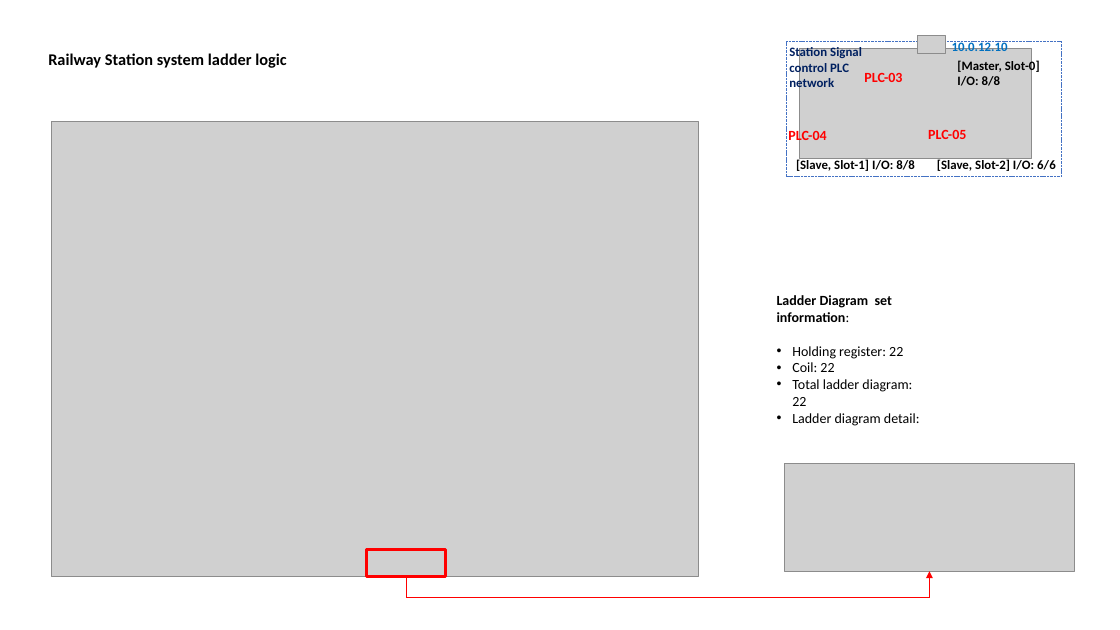
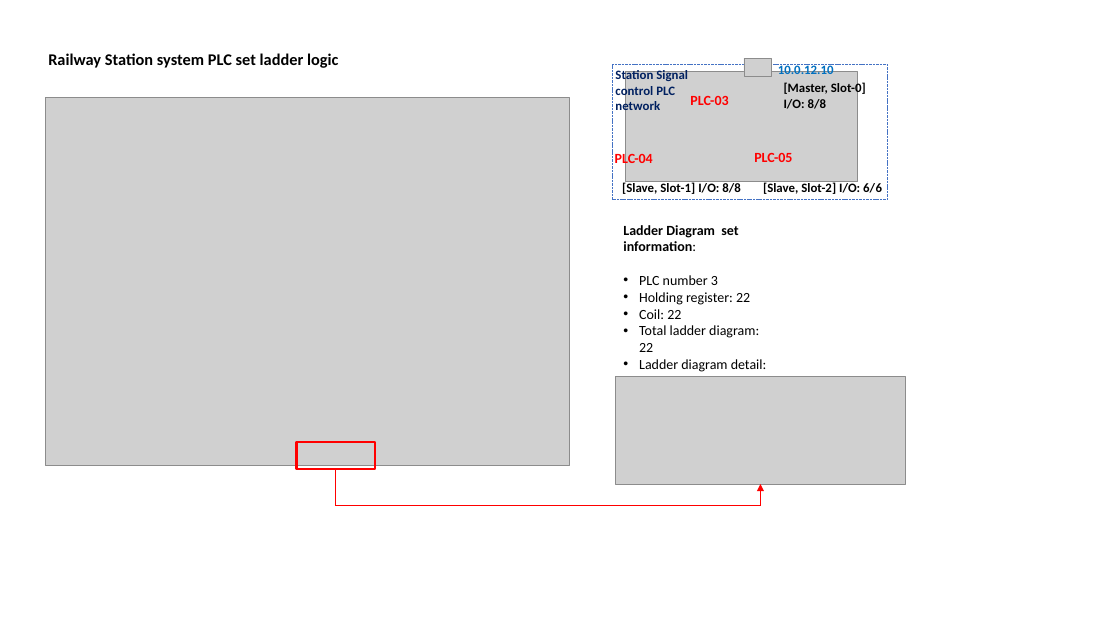
Before and after one commit to mrminhaz87/Railway-IT-OT-Demo, a slide deck: slide 7 of doc/designDoc.pptx (slide 6 before the commit). Drawn at 1120x630 pixels with LibreOffice and Linux fonts; fonts in the diff are those of the drawing; grey boxes stand for pictures. Boxes give left, top, right and bottom in pixels: in the first picture for what was removed or moved away, otherwise in the second. Text is boxed around its words. In the diff, an @@ line names an element or a change of style, - is before the commit and + after.

```diff
--- a/doc/designDoc.pptx
+++ b/doc/designDoc.pptx
@@ text at (x1=48, y1=53, x2=338, y2=68): text changed @@
-Railway Station system ladder logic
+Railway Station system PLC set ladder logic
@@ 6 texts, 1 picture, 1 rectangle moved together from (x1=786, y1=35, x2=1062, y2=177) to (x1=613, y1=58, x2=888, y2=200) @@
@@ picture resized from (x1=51, y1=122, x2=699, y2=576) to (x1=45, y1=97, x2=570, y2=465) @@
@@ 2 texts, 1 picture moved together from (x1=788, y1=49, x2=1032, y2=159) to (x1=615, y1=71, x2=858, y2=181) @@
@@ text "Ladder Diagram set information:" moved from (x1=777, y1=295, x2=920, y2=426) to (x1=623, y1=225, x2=767, y2=372) @@
@@ text at (x1=639, y1=275, x2=718, y2=285): paragraph added @@
+• PLC number 3
@@ picture moved from (x1=785, y1=464, x2=1075, y2=571) to (x1=616, y1=376, x2=906, y2=484) @@
@@ rectangle moved from (x1=366, y1=549, x2=445, y2=576) to (x1=297, y1=442, x2=376, y2=469) @@
@@ elbow arrow moved from (406, 576) - (929, 571) to (336, 469) - (760, 484) @@
```
Also in this commit, not shown: 2 other slides changed, 2 slides added, 1 slide removed, 7 other files.
